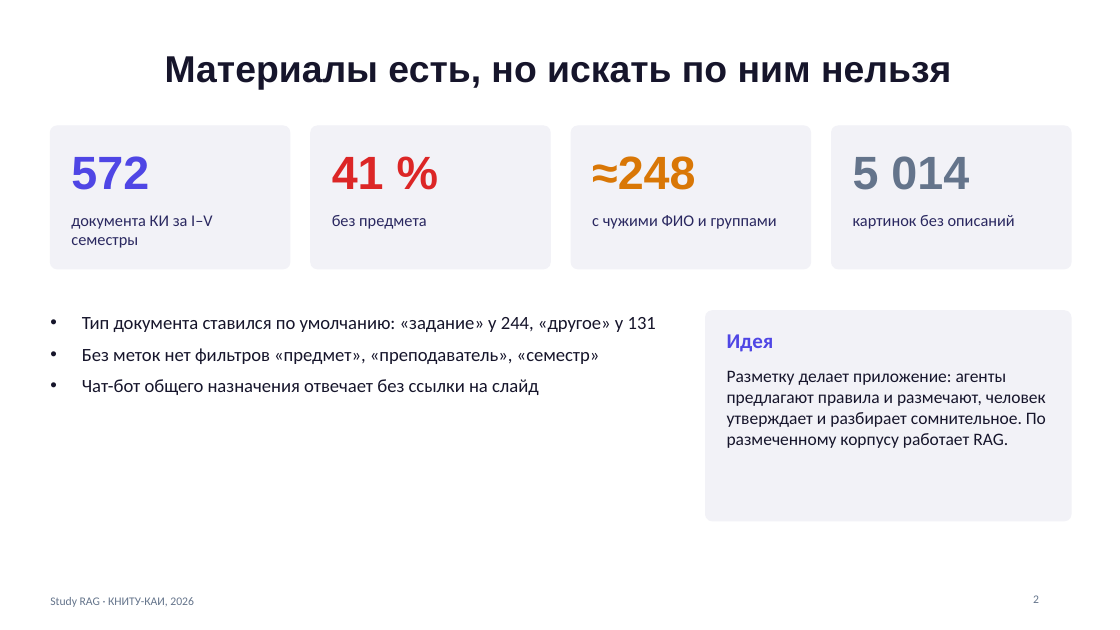
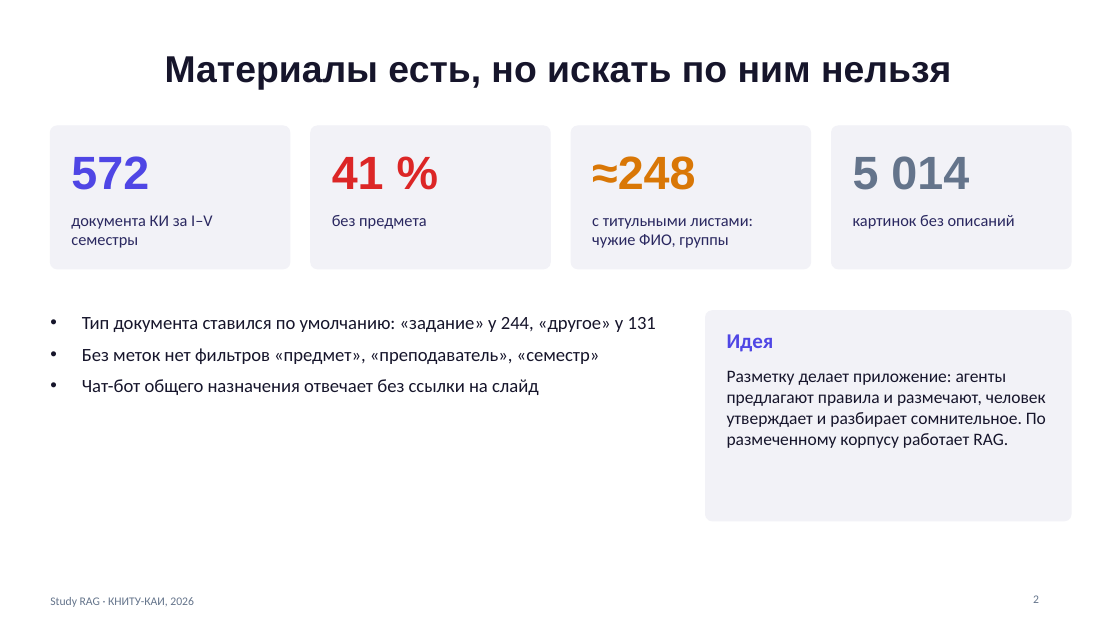
Before and after one commit to fA1N-n/study-rag, a slide deck: slide 2 of docs/report/Study_RAG_защита.pptx. Drawn at 1120x630 pixels with LibreOffice and Linux fonts; fonts in the diff are those of the drawing. Boxes give left, top, right and bottom in pixels: in the first picture for what was removed or moved away, otherwise in the second. Text is boxed around its words. In the diff, an @@ line names an element or a change of style, - is before the commit and + after.

```diff
--- a/docs/report/Study_RAG_защита.pptx
+++ b/docs/report/Study_RAG_защита.pptx
@@ text at (x1=592, y1=218, x2=753, y2=248): text changed @@
-с чужими ФИО и группами
+с титульными листами: чужие ФИО, группы
```
Also in this commit, not shown: 7 other slides changed, 11 other files.
